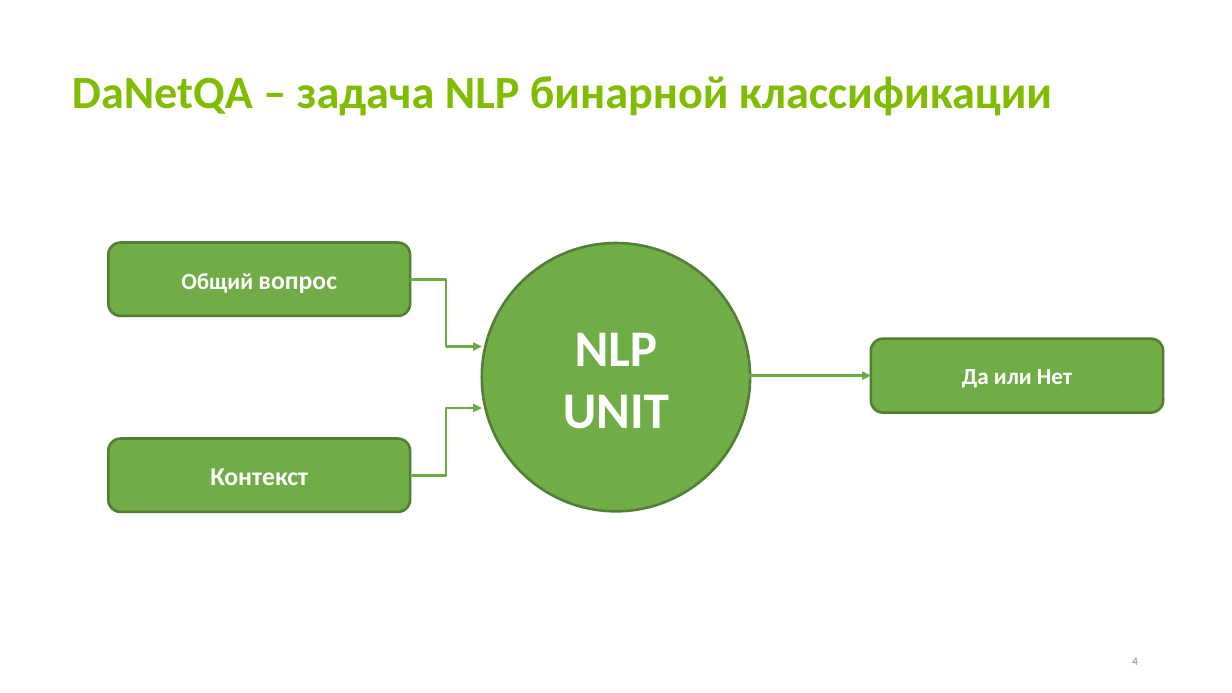
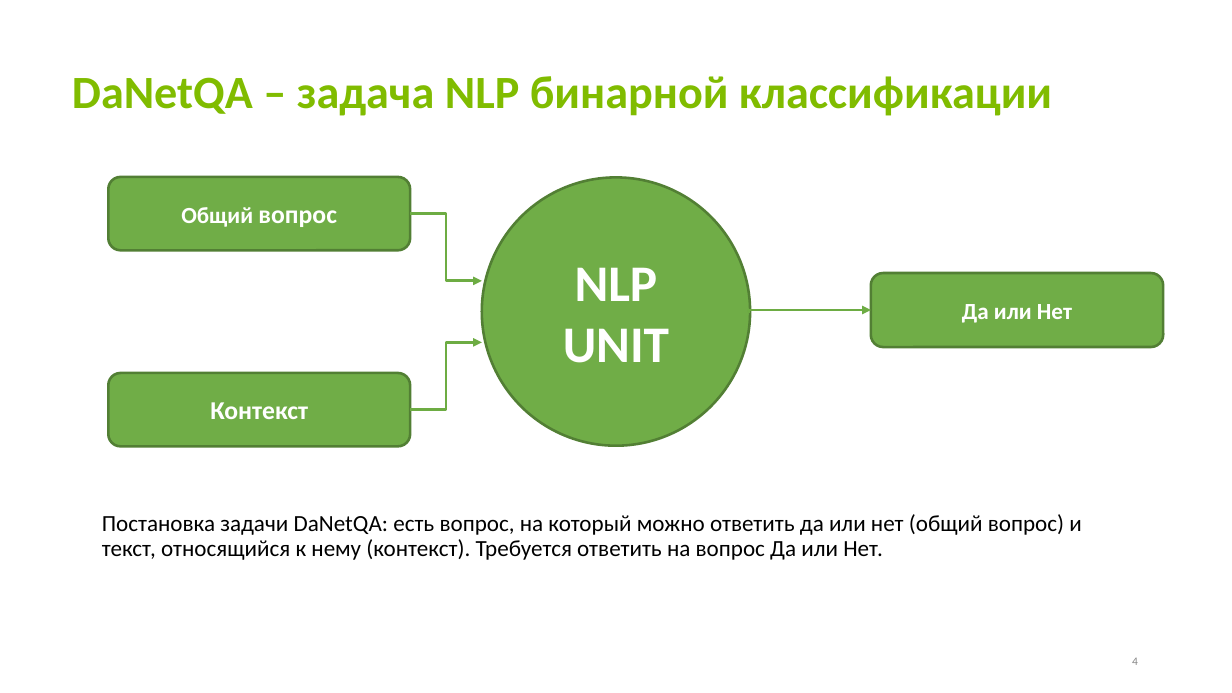
Before and after one commit to dmji/DSnML_Innopolis2022, a slide deck: slide 4 of 00_Final_Attestation/Презентация.pptx. Drawn at 1232x693 pixels with LibreOffice and Linux fonts; fonts in the diff are those of the drawing. Boxes give left, top, right and bottom in pixels: in the first picture for what was removed or moved away, otherwise in the second. Text is boxed around its words. In the diff, an @@ line names an element or a change of style, - is before the commit and + after.

```diff
--- a/00_Final_Attestation/Презентация.pptx
+++ b/00_Final_Attestation/Презентация.pptx
@@ 3 rounded rectangles, 3 elbow arrows, 1 ellipse: place and size @@
-3 rounded rectangles, 3 elbow arrows, 1 ellipse at box(108, 243, 1163, 512)
+3 rounded rectangles, 3 elbow arrows, 1 ellipse at box(108, 177, 1163, 446)
@@ text added at box(102, 514, 1081, 560), 18 pt, text #000000 @@
+Постановка задачи DaNetQA: есть вопрос, на который можно ответить да или нет (общий вопрос) и текст, относящийся к нему (контекст). Требуется ответить на вопрос Да или Нет.
```
Also in this commit, not shown: 3 other slides changed, 4 slides added, 8 slides removed, 6 other files.
